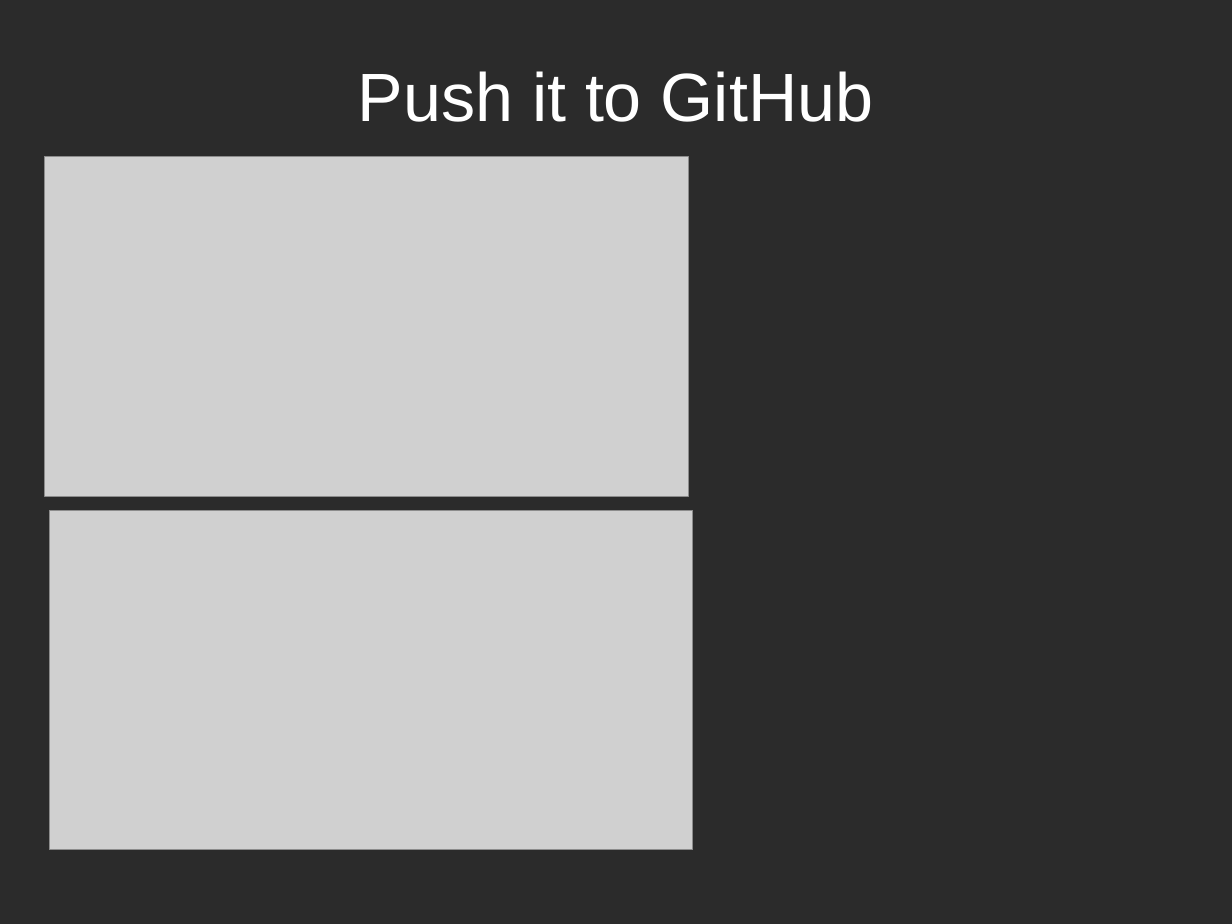
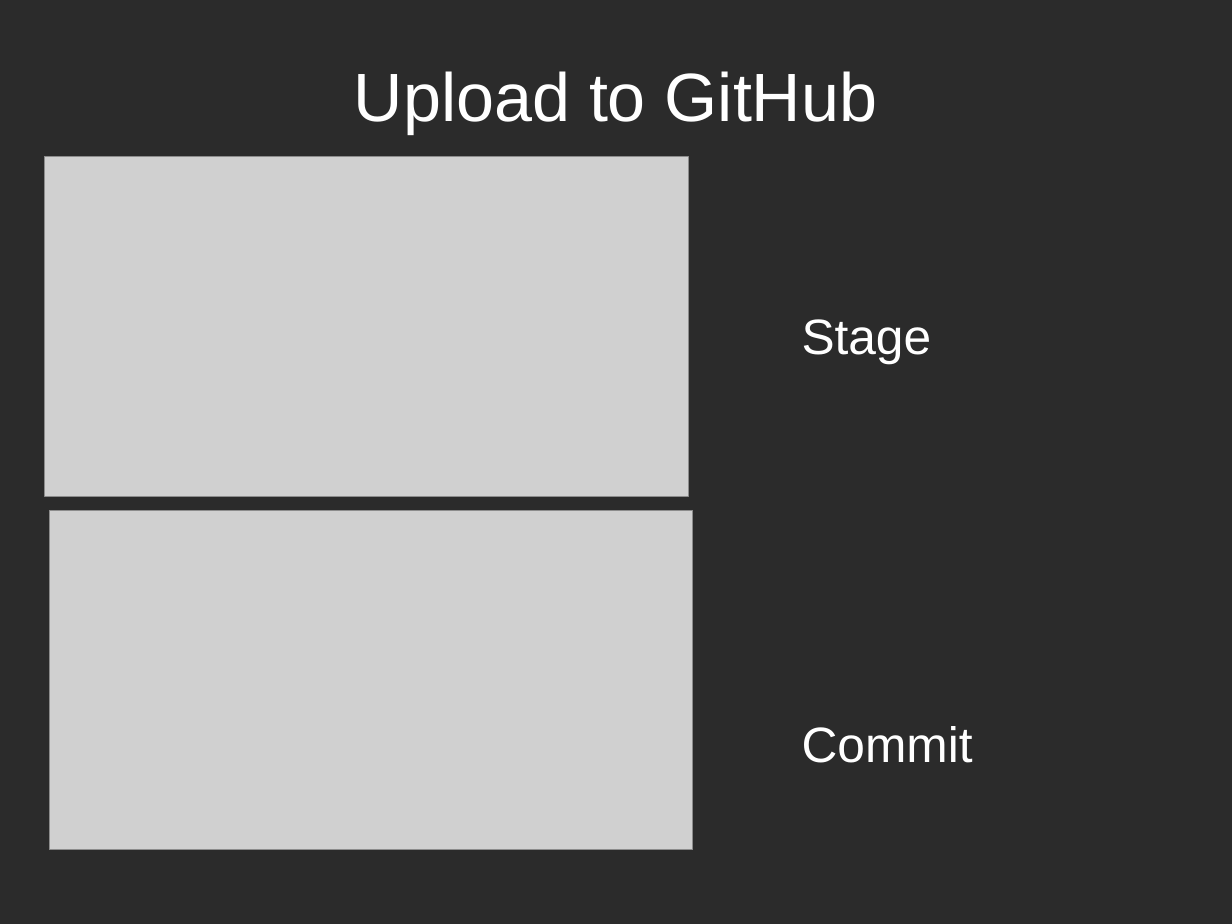
Before and after one commit to richelbilderbeek/PresentationsAboutR, a slide deck: slide 20 of ProfessionalRdevelopment/ProfessionalRDevelopment.odp. Drawn at 1232x924 pixels with LibreOffice and Linux fonts; fonts in the diff are those of the drawing; grey boxes stand for pictures; background and template pictures are left out; a plain dark background stands for a picture behind light text. Boxes give left, top, right and bottom in pixels: in the first picture for what was removed or moved away, otherwise in the second. Text is boxed around its words. In the diff, an @@ line names an element or a change of style, - is before the commit and + after.

```diff
--- a/ProfessionalRdevelopment/ProfessionalRDevelopment.odp
+++ b/ProfessionalRdevelopment/ProfessionalRDevelopment.odp
@@ title at [354,71,877,133]: text changed @@
-Push it to GitHub
+Upload to GitHub
@@ text added at [802,319,973,763], 32 pt, text #FFFFFF @@
+Stage
+Commit
```
Also in this commit, not shown: 5 other slides changed, 2 slides added, 1 other file.
